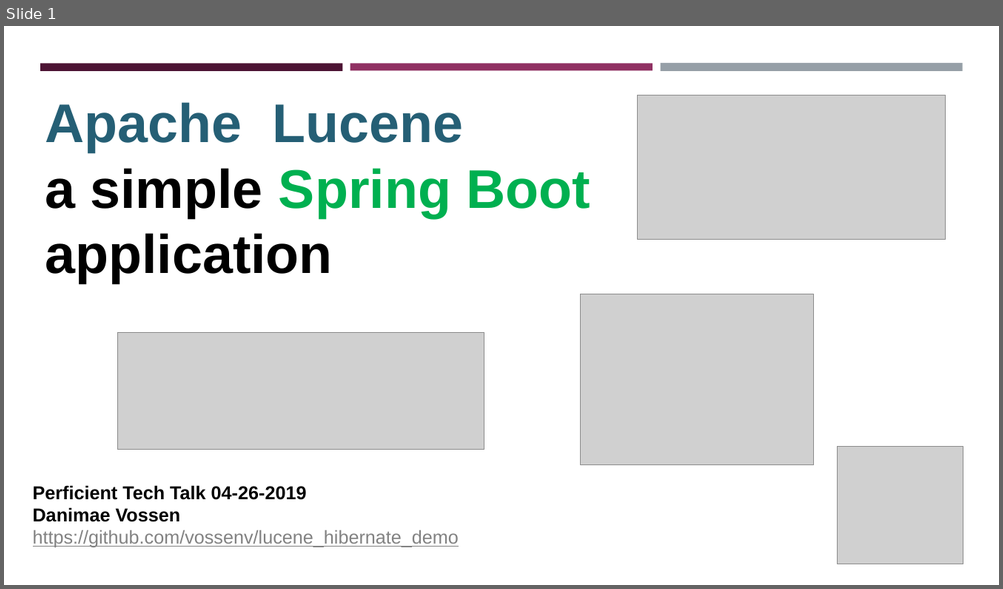
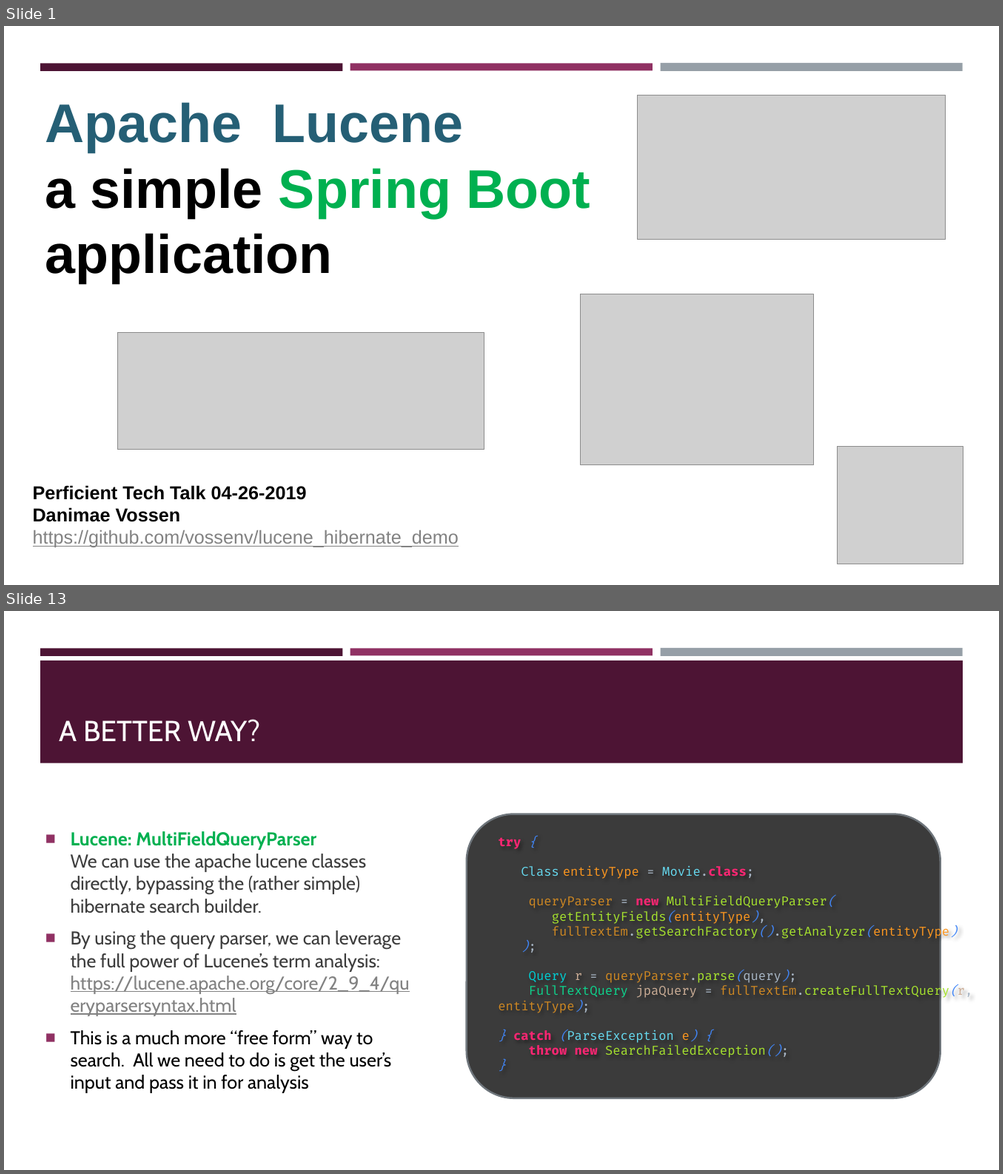
Before and after one commit to vossenv/lucene_hibernate_demo, a slide deck: lucenify.pptx. Shown one above the other, each under a label of ours: slide 1 before the commit, slides 1 and 13 after it; the slides between them are not shown. The pictures are 1003x589 and 1003x1174 pixels, drawn with LibreOffice and Linux fonts; fonts in the diff are those of the drawing; grey boxes stand for pictures. Boxes give left, top, right and bottom in pixels: in the first picture for what was removed or moved away, otherwise in the second. Text is boxed around its words. In the diff, an @@ line names an element or a change of style, - is before the commit and + after.

```diff
--- a/lucenify.pptx
+++ b/lucenify.pptx
@@ slide 13 added at (x1=4, y1=611, x2=999, y2=1170), background #FFFFFF; not listed: 3 template elements that a slide beside it also shows @@
@@ rectangle added at (x1=40, y1=661, x2=963, y2=763), fill #4D1434 @@
@@ title added at (x1=59, y1=719, x2=260, y2=741), 28 pt, text #FFFFFF @@
+A BETTER WAY?
@@ text added at (x1=71, y1=832, x2=410, y2=1093), 18 pt, text #3D3D3D @@
+■ Lucene: MultiFieldQueryParser
+  We can use the apache lucene classes directly, bypassing the (rather simple) hibernate search builder.
+■ By using the query parser, we can leverage the full power of Lucene’s term analysis: https://lucene.apache.org/core/2_9_4/queryparsersyntax.html
+■ This is a much more “free form” way to search. All we need to do is get the user’s input and pass it in for analysis
@@ rounded rectangle added at (x1=466, y1=814, x2=940, y2=1098), fill #3B3B3B, outline #6F767C 1.75 pt @@
@@ text added at (x1=498, y1=837, x2=973, y2=1058), 12 pt, text #A6E22E @@
+try {
+Class entityType = Movie.class;
+queryParser = new MultiFieldQueryParser(
+getEntityFields(entityType),
+fullTextEm.getSearchFactory().getAnalyzer(entityType)
+);
+Query r = queryParser.parse(query);
+FullTextQuery jpaQuery = fullTextEm.createFullTextQuery(r, entityType);
+} catch (ParseException e) {
+throw new SearchFailedException();
+}
```
Also in this commit, not shown: 4 slides changed, 9 other slides added, 2 slides removed, 6 other files.
